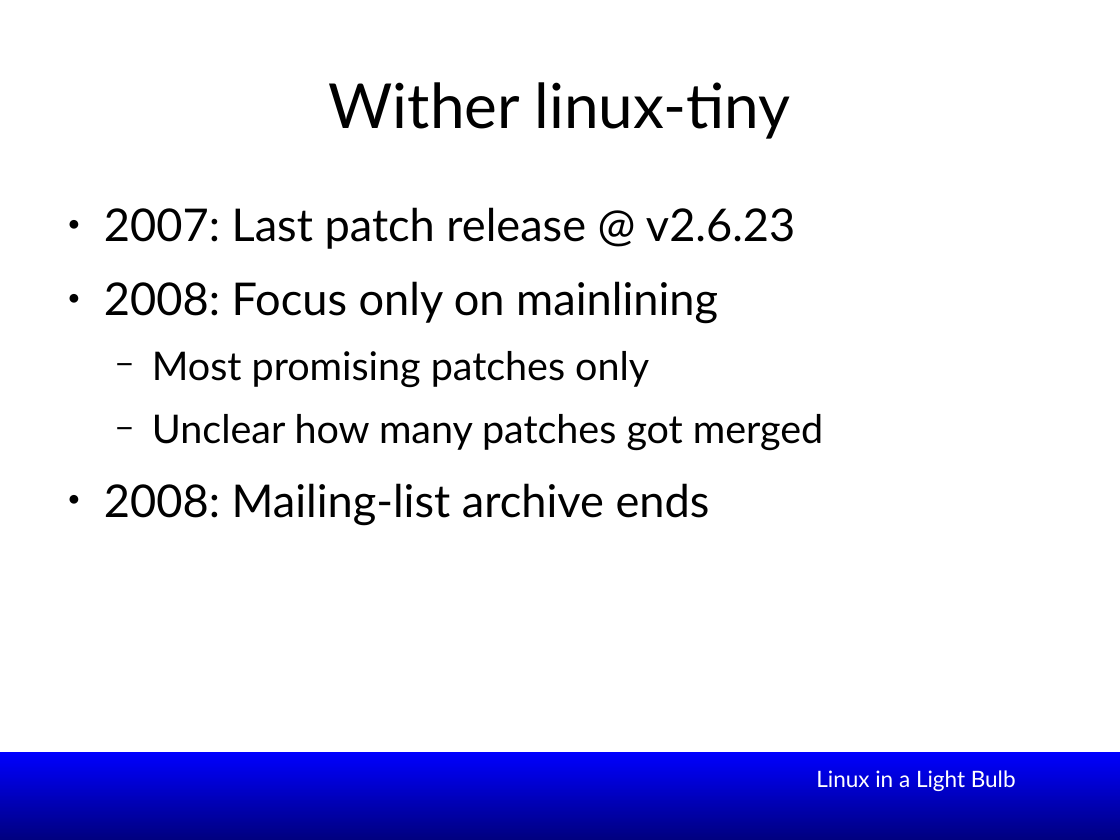
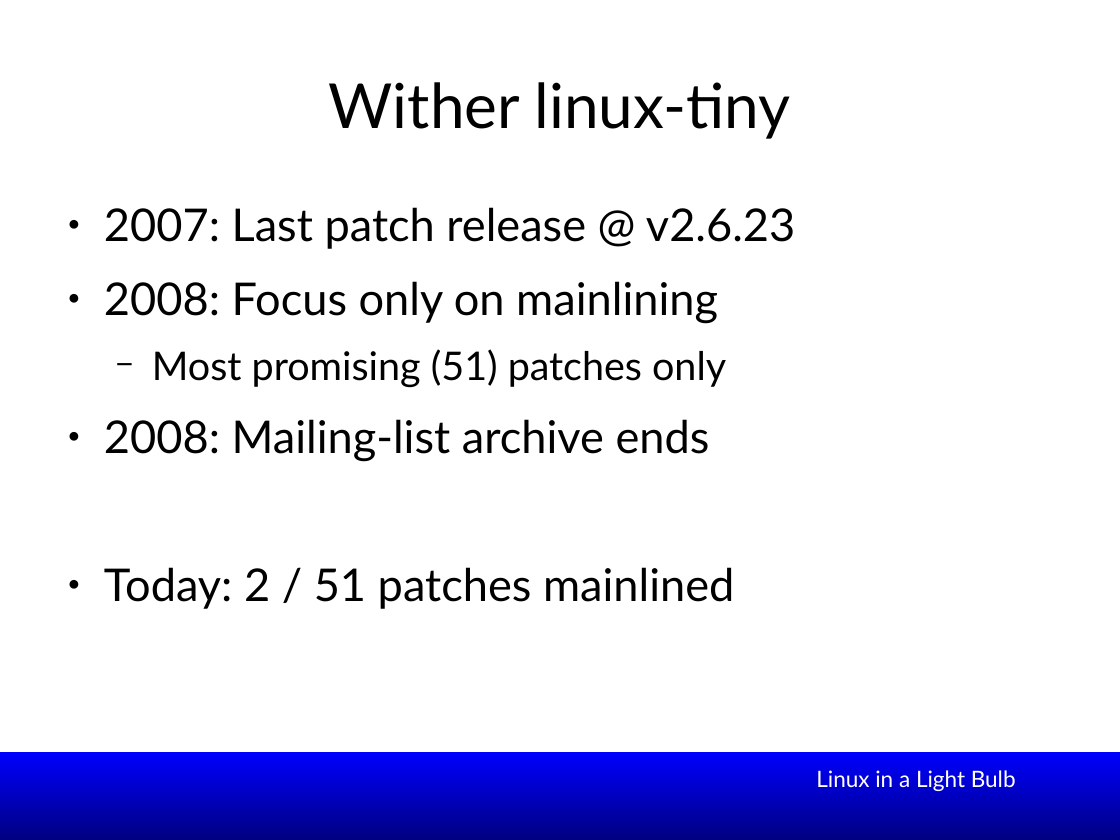
Before and after one commit to smipi1/elce2015, a slide deck: slide 8 of presentations/Linux_In_a_Lightbulb-Where_are_we_on_tinification-ELCE2015.odp (slide 6 before the commit). Drawn at 1120x840 pixels with LibreOffice and Linux fonts; fonts in the diff are those of the drawing; background and template pictures are left out. Boxes give left, top, right and bottom in pixels: in the first picture for what was removed or moved away, otherwise in the second. Text is boxed around its words. In the diff, an @@ line names an element or a change of style, - is before the commit and + after.

```diff
--- a/presentations/Linux_In_a_Lightbulb-Where_are_we_on_tinification-ELCE2015.odp
+++ b/presentations/Linux_In_a_Lightbulb-Where_are_we_on_tinification-ELCE2015.odp
@@ text at (152, 349, 726, 387): text changed @@
-  − Most promising patches only
-  − Unclear how many patches got merged
+  − Most promising (51) patches only
@@ text at (104, 567, 734, 609): paragraph added @@
+● Today: 2 / 51 patches mainlined
```
Also in this commit, not shown: 1 other slide changed, 4 slides added, 1 other file.
